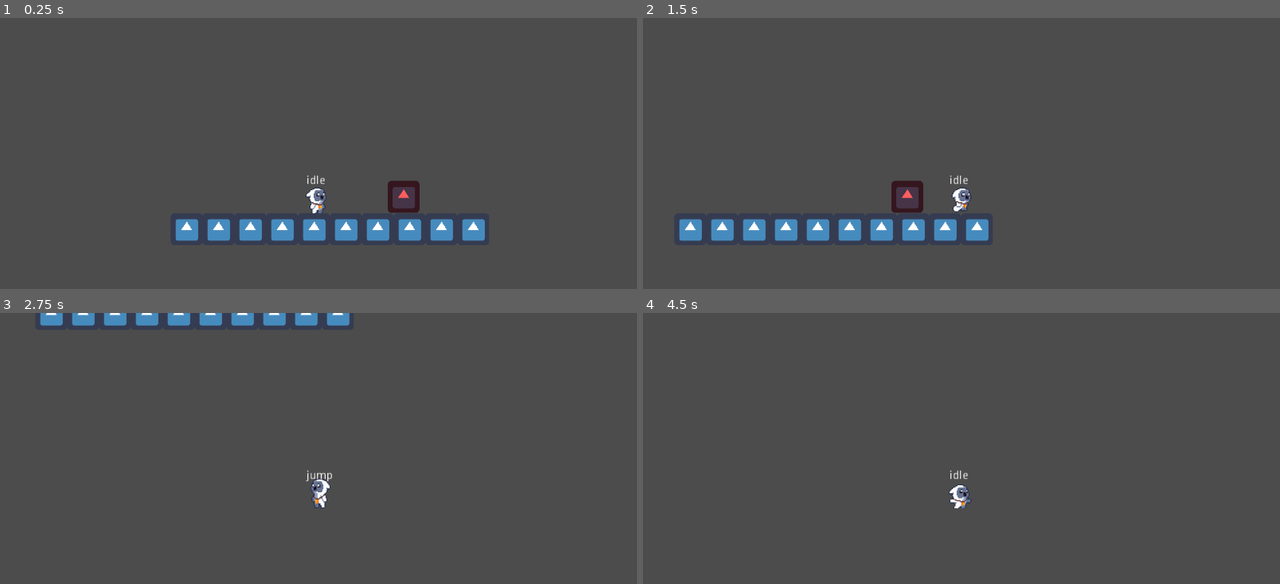
Above: before the commit, frames 1-4 (two rows, left to right).
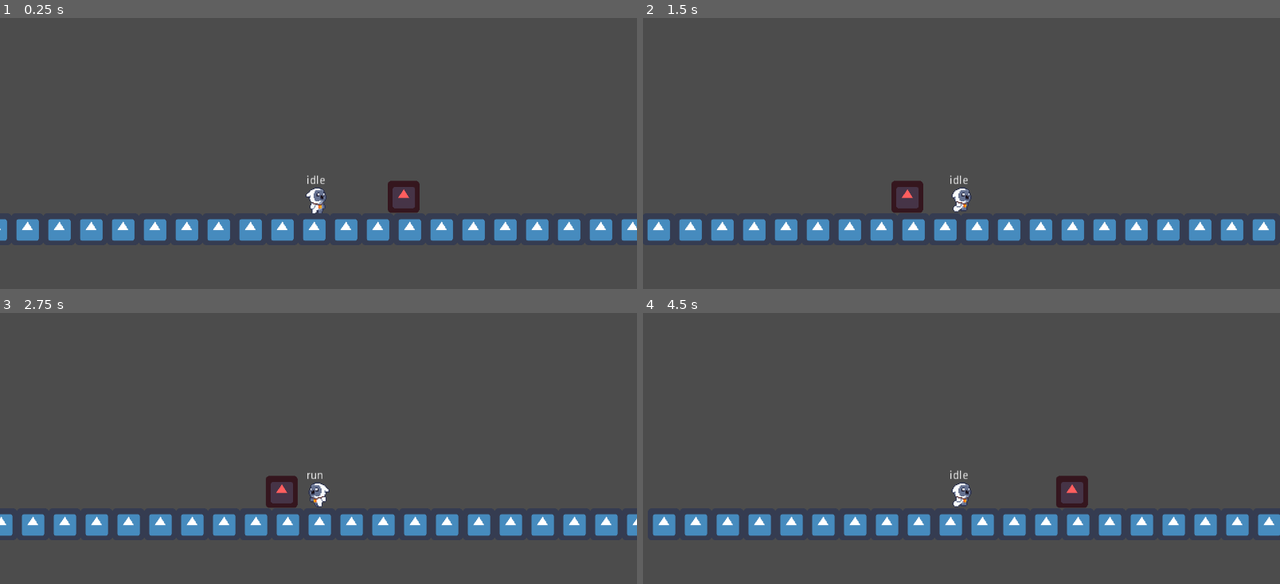
Above: after the commit, the same moments.

Repository: tnp2004/Game2D-ComputerProject
Game: Godot game, scene res://Stages/World.tscn
The game is run twice, just before and just after one commit, with the same random seed, the same clock (stepped at 60 frames per second) and the same inputs. The engine's default icon, where the game draws it, is replaced by a stand-in: a white triangle on a blue panel in a dark square.
Inputs (mouse positions are in pixels of both pictures, inside the frame that each line leads up to):
- Up to frame 1 (0.25 s): no input
- Up to frame 2 (1.5 s): tap Enter at 0.5 s; move the mouse to (929, 270) at 0.52 s; hold Right (ui_right) from 0.53 s (still down); click (929, 270) at 0.6 s; tap Up (ui_up) at 0.77 s; move the mouse to (1152, 251) at 1.27 s; click (1152, 251) at 1.35 s
- Up to frame 3 (2.75 s): tap Up (ui_up) at 1.52 s; move the mouse to (127, 437) at 2.02 s; release Right (ui_right) at 2.03 s; hold Left (ui_left) from 2.03 s (still down); click (127, 437) at 2.1 s
- Up to frame 4 (4.5 s): move the mouse to (993, 491) at 2.77 s; click (993, 491) at 2.85 s; tap Up (ui_up) at 3.02, 3.77 s; move the mouse to (865, 402) at 3.52 s; click (865, 402) at 3.6 s; move the mouse to (1101, 475) at 4.27 s; release Left (ui_left) at 4.28 s; hold Right (ui_right) from 4.28 s (still down); click (1101, 475) at 4.35 s

The runs differ from the first frame. In frame 1, 2.9% of the frame differs, in the area x 0-100%, y 74-83%; in frame 2, 2.9%; in frame 3, 8.2%, in the area x 0-100%, y 0-83%; in frame 4, 6.4%.

Commit message:
Owlet Dash Skill Update

Diff:
--- a/Characters/Owlet.gd
+++ b/Characters/Owlet.gd
@@ -1,6 +1,7 @@
 extends KinematicBody2D
 
 const INDICATOR_DAMAGE = preload("res://UI/DamageIndicator.tscn")
+const DASH_SKILL = preload("res://Skills/Owlet/Dash_Skill.tscn")
 
 export(int) var WALKSPEED = 300
 export(int) var JUMPFORCE = 500
@@ -10,6 +11,13 @@
 
 var FRICTION = 0.5
 var velocity = Vector2.ZERO
+
+func effect_dash_skill():
+	var skill_1 = DASH_SKILL.instance()
+	skill_1.effect(position, $AnimatedSprite.flip_h)
+	print(position)
+	position.x += 220 * -1 if $AnimatedSprite.flip_h else 220 * 1
+	get_tree().current_scene.add_child(skill_1)
 
 func get_input_direction():
 	var direction = Input.get_action_strength("ui_right") - Input.get_action_strength("ui_left")
@@ -34,6 +42,7 @@
 	if Input.is_action_just_pressed("left_click") and attack_stage == 1:
 		FSM.set_state(FSM.states.attack_1)
 		attack_stage = 2
+		effect_dash_skill()
 
 	elif Input.is_action_just_pressed("left_click") and attack_stage == 2:
 		FSM.set_state(FSM.states.attack_2)
@@ -54,7 +63,6 @@
 	velocity.y += _delta * GRAVITY
 	velocity = move_and_slide(velocity, Vector2.UP)
 	current_state_label()
-	random_thing_in_array(normal_attack)
 
 # damage indicator
 func spawn_effect(EFFECT, effect_position = global_position):
@@ -71,13 +79,19 @@
 
 func _on_attackArea_area_entered(area):
 	if area.is_in_group("enemy"):
-		area.get_owner().i_get_attack(random_thing_in_array(normal_attack))
-		#spawn_damageIndicator(1) <- player get damage
+		do_damage(area, normal_attack)
 
 func random_thing_in_array(arr):
 	var randomResult = randi()%len(arr)
-	return normal_attack[randomResult]
+	return arr[randomResult]
 
-var normal_attack = [2, 3, 4, 5] # is critical
-func do_damage():
-	pass
+func most_of_arr(arr):
+	var most_number = 0
+	for i in arr:
+		if i > most_number:
+			most_number = i
+	return most_number
+
+var normal_attack = [2, 3, 4, 5]
+func do_damage(area, damage_arr):
+	area.get_owner().i_get_attack(random_thing_in_array(damage_arr), most_of_arr(damage_arr))
--- a/Enemies/Enemy.gd
+++ b/Enemies/Enemy.gd
@@ -2,9 +2,9 @@
 
 const INDICATOR_DAMAGE = preload("res://UI/DamageIndicator.tscn")
 
-func i_get_attack(damage):
+func i_get_attack(damage, most_damage):
 	print("ahhh!")
-	spawn_damageIndicator(damage)
+	spawn_damageIndicator(damage, most_damage)
 
 func _on_Area2D_body_entered(body):
 	print(body.is_in_group("player"))
@@ -17,9 +17,9 @@
 		effect.global_position = effect_position
 		return effect
 
-func spawn_damageIndicator(damage):
+func spawn_damageIndicator(damage, most_damage):
 	var indicator = spawn_effect(INDICATOR_DAMAGE)
 	if indicator:
 		indicator.label.text = str(damage)
-		if damage == 5:
+		if damage == most_damage:
 			indicator.label.add_color_override("font_color", Color(1, 0, 0))
--- /dev/null
+++ b/Skills/Owlet/Dash_Skill.gd
@@ -0,0 +1,16 @@
+extends Node2D
+
+var dash_skill = [4, 5, 6]
+
+func effect(player_position, isFlip):
+	$AnimatedSprite.flip_h = isFlip
+	if isFlip:
+		$SkillArea.position = Vector2(-400, 0)
+		position = Vector2(player_position.x + 90.0, position.y - 45)
+	else:
+		$SkillArea.position = Vector2(5, 0)
+		position = Vector2(player_position.x - 90.0, position.y - 45)
+
+func _on_SkillArea_area_entered(area):
+	if area.is_in_group("enemy"):
+		get_tree().current_scene.get_child(0).do_damage(area, dash_skill)
--- /dev/null
+++ b/Skills/Owlet/Dash_Skill.tscn
@@ -0,0 +1,166 @@
+[gd_scene load_steps=16 format=2]
+
+[ext_resource path="res://Skills/Owlet/Dash_Skill.gd" type="Script" id=1]
+[ext_resource path="res://VFX/Owlet-Skills/Smoke VFX 1.png" type="Texture" id=2]
+
+[sub_resource type="AtlasTexture" id=1]
+atlas = ExtResource( 2 )
+region = Rect2( 0, 0, 48, 32 )
+
+[sub_resource type="AtlasTexture" id=2]
+atlas = ExtResource( 2 )
+region = Rect2( 48, 0, 48, 32 )
+
+[sub_resource type="AtlasTexture" id=3]
+atlas = ExtResource( 2 )
+region = Rect2( 96, 0, 48, 32 )
+
+[sub_resource type="AtlasTexture" id=4]
+atlas = ExtResource( 2 )
+region = Rect2( 144, 0, 48, 32 )
+
+[sub_resource type="AtlasTexture" id=5]
+atlas = ExtResource( 2 )
+region = Rect2( 192, 0, 48, 32 )
+
+[sub_resource type="AtlasTexture" id=6]
+atlas = ExtResource( 2 )
+region = Rect2( 240, 0, 48, 32 )
+
+[sub_resource type="AtlasTexture" id=7]
+atlas = ExtResource( 2 )
+region = Rect2( 288, 0, 48, 32 )
+
+[sub_resource type="AtlasTexture" id=8]
+atlas = ExtResource( 2 )
+region = Rect2( 336, 0, 48, 32 )
+
+[sub_resource type="AtlasTexture" id=9]
+atlas = ExtResource( 2 )
+region = Rect2( 384, 0, 48, 32 )
+
+[sub_resource type="SpriteFrames" id=10]
+animations = [ {
+"frames": [ SubResource( 1 ), SubResource( 2 ), SubResource( 3 ), SubResource( 4 ), SubResource( 5 ), SubResource( 6 ), SubResource( 7 ), SubResource( 8 ), SubResource( 9 ) ],
+"loop": true,
+"name": "dash",
+"speed": 5.0
+} ]
+
+[sub_resource type="Animation" id=11]
+length = 0.001
+tracks/0/type = "value"
+tracks/0/path = NodePath("AnimatedSprite:animation")
+tracks/0/interp = 1
+tracks/0/loop_wrap = true
+tracks/0/imported = false
+tracks/0/enabled = true
+tracks/0/keys = {
+"times": PoolRealArray( 0 ),
+"transitions": PoolRealArray( 1 ),
+"update": 0,
+"values": [ "dash" ]
+}
+tracks/1/type = "value"
+tracks/1/path = NodePath("AnimatedSprite:frame")
+tracks/1/interp = 1
+tracks/1/loop_wrap = true
+tracks/1/imported = false
+tracks/1/enabled = true
+tracks/1/keys = {
+"times": PoolRealArray( 0 ),
+"transitions": PoolRealArray( 1 ),
+"update": 0,
+"values": [ 0 ]
+}
+tracks/2/type = "value"
+tracks/2/path = NodePath("SkillArea/CollisionShape2D:disabled")
+tracks/2/interp = 1
+tracks/2/loop_wrap = true
+tracks/2/imported = false
+tracks/2/enabled = true
+tracks/2/keys = {
+"times": PoolRealArray( 0 ),
+"transitions": PoolRealArray( 1 ),
+"update": 0,
+"values": [ false ]
+}
+
+[sub_resource type="Animation" id=12]
+resource_name = "dash"
+step = 0.05
+tracks/0/type = "value"
+tracks/0/path = NodePath("AnimatedSprite:animation")
+tracks/0/interp = 1
+tracks/0/loop_wrap = true
+tracks/0/imported = false
+tracks/0/enabled = true
+tracks/0/keys = {
+"times": PoolRealArray( 0 ),
+"transitions": PoolRealArray( 1 ),
+"update": 1,
+"values": [ "dash" ]
+}
+tracks/1/type = "value"
+tracks/1/path = NodePath("AnimatedSprite:frame")
+tracks/1/interp = 1
+tracks/1/loop_wrap = true
+tracks/1/imported = false
+tracks/1/enabled = true
+tracks/1/keys = {
+"times": PoolRealArray( 0, 0.1, 0.2, 0.3, 0.4, 0.5, 0.6, 0.7, 0.8 ),
+"transitions": PoolRealArray( 1, 1, 1, 1, 1, 1, 1, 1, 1 ),
+"update": 1,
+"values": [ 0, 1, 2, 3, 4, 5, 6, 7, 8 ]
+}
+tracks/2/type = "value"
+tracks/2/path = NodePath("SkillArea/CollisionShape2D:disabled")
+tracks/2/interp = 1
+tracks/2/loop_wrap = true
+tracks/2/imported = false
+tracks/2/enabled = true
+tracks/2/keys = {
+"times": PoolRealArray( 0.2, 0.25 ),
+"transitions": PoolRealArray( 1, 1 ),
+"update": 1,
+"values": [ false, true ]
+}
+tracks/3/type = "method"
+tracks/3/path = NodePath(".")
+tracks/3/interp = 1
+tracks/3/loop_wrap = true
+tracks/3/imported = false
+tracks/3/enabled = true
+tracks/3/keys = {
+"times": PoolRealArray( 0.9 ),
+"transitions": PoolRealArray( 1 ),
+"values": [ {
+"args": [  ],
+"method": "queue_free"
+} ]
+}
+
+[sub_resource type="RectangleShape2D" id=13]
+extents = Vector2( 109.5, 23.5 )
+
+[node name="Dash_Skill" type="Node2D"]
+script = ExtResource( 1 )
+
+[node name="AnimatedSprite" type="AnimatedSprite" parent="."]
+scale = Vector2( 3, 3 )
+frames = SubResource( 10 )
+animation = "dash"
+
+[node name="AnimationPlayer" type="AnimationPlayer" parent="."]
+autoplay = "dash"
+anims/RESET = SubResource( 11 )
+anims/dash = SubResource( 12 )
+
+[node name="SkillArea" type="Area2D" parent="." groups=["player_attack"]]
+position = Vector2( 25, 0 )
+
+[node name="CollisionShape2D" type="CollisionShape2D" parent="SkillArea"]
+position = Vector2( 197.5, 24.5 )
+shape = SubResource( 13 )
+
+[connection signal="area_entered" from="SkillArea" to="." method="_on_SkillArea_area_entered"]
--- a/Stages/World.tscn
+++ b/Stages/World.tscn
@@ -40,7 +40,7 @@
 [node name="TileMap" type="TileMap" parent="."]
 tile_set = SubResource( 2 )
 format = 1
-tile_data = PoolIntArray( 65530, 0, 0, 65531, 0, 0, 65532, 0, 0, 65533, 0, 0, 65534, 0, 0, 65535, 0, 0, 0, 0, 0, 1, 0, 0, 2, 0, 0, 3, 0, 0 )
+tile_data = PoolIntArray( 65524, 0, 0, 65525, 0, 0, 65526, 0, 0, 65527, 0, 0, 65528, 0, 0, 65529, 0, 0, 65530, 0, 0, 65531, 0, 0, 65532, 0, 0, 65533, 0, 0, 65534, 0, 0, 65535, 0, 0, 0, 0, 0, 1, 0, 0, 2, 0, 0, 3, 0, 0, 4, 0, 0, 5, 0, 0, 6, 0, 0, 7, 0, 0, 8, 0, 0, 9, 0, 0, 10, 0, 0, 11, 0, 0, 12, 0, 0, 13, 0, 0, 14, 0, 0, 15, 0, 0, 16, 0, 0, 17, 0, 0, 18, 0, 0, 19, 0, 0 )
 
 [node name="Enemy" parent="." instance=ExtResource( 3 )]
 position = Vector2( 84, -33 )
Binary file added: VFX/Owlet-Skills/Smoke VFX 1.png
Not shown, added: VFX/Owlet-Skills/Smoke VFX 1.png.import
Binary file added: VFX/Owlet-Skills/Smoke VFX 2.png
Not shown, added: VFX/Owlet-Skills/Smoke VFX 2.png.import
Binary file added: VFX/Owlet-Skills/Smoke VFX3.png
Not shown, added: VFX/Owlet-Skills/Smoke VFX3.png.import
